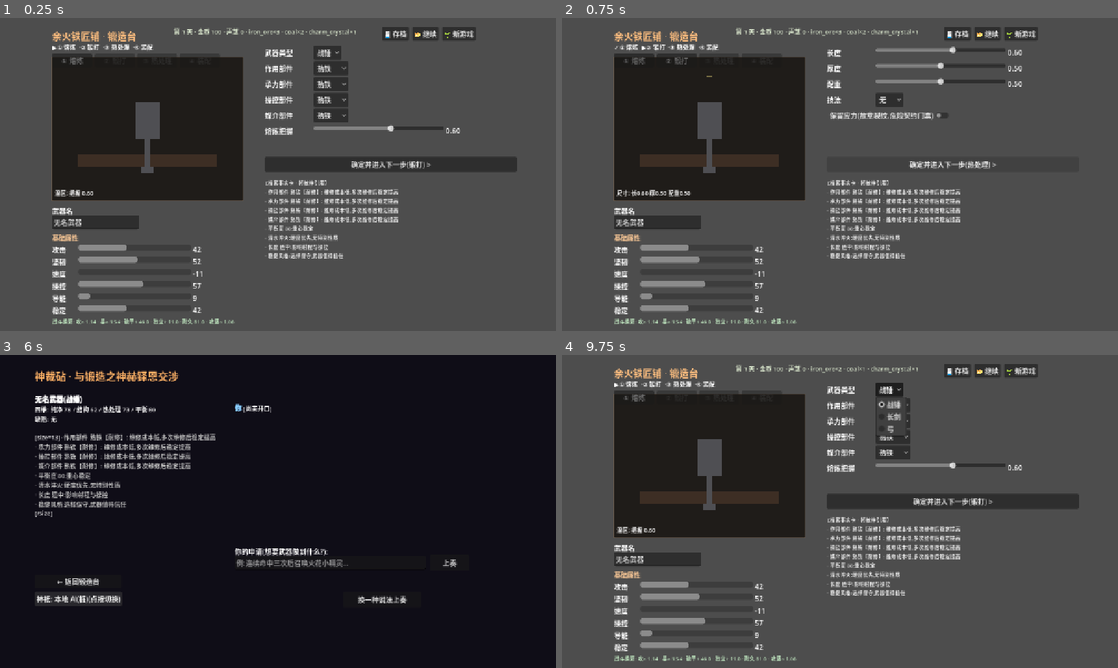
Above: before the commit, frames 1-4 (two rows, left to right).
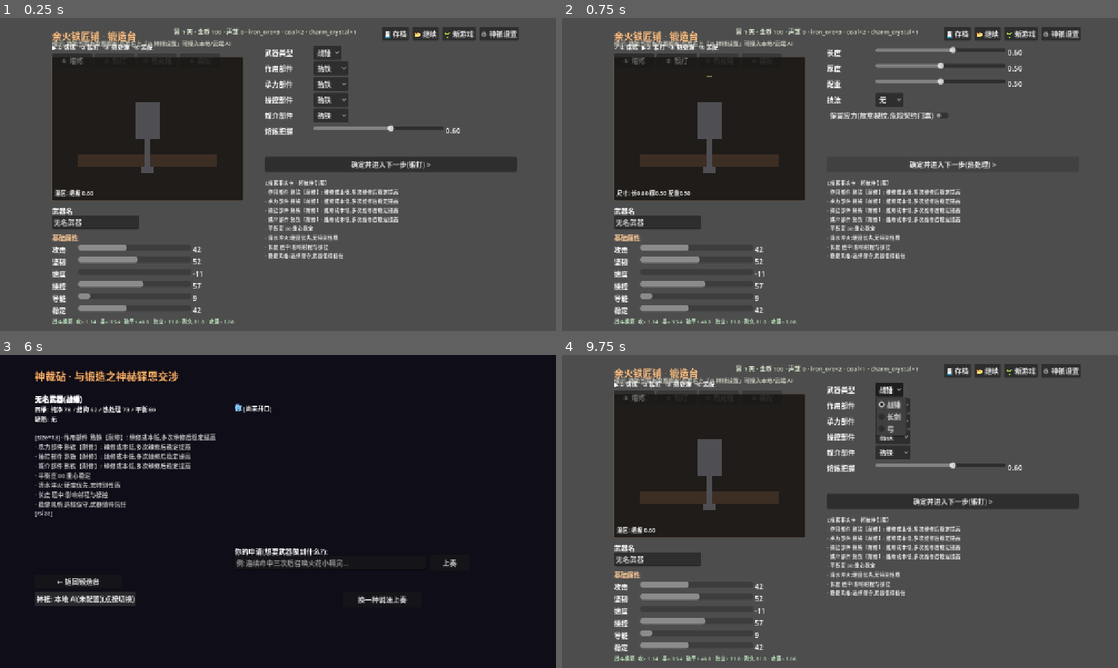
Above: after the commit, the same moments.

Repository: wuzhang114/forgegod
Game: Godot game, scene res://scenes/forge/forge_scene.tscn
The game is run twice, just before and just after one commit, with the same random seed, the same clock (stepped at 60 frames per second) and the same inputs.
Inputs (mouse positions are in pixels of both pictures, inside the frame that each line leads up to):
- Up to frame 1 (0.25 s): no input
- Up to frame 2 (0.75 s): click "确定并进入下一步(锻打) >" at 0.5 s
- Up to frame 3 (6 s): click "确定并进入下一步(热处理) >" at 1.25 s; click "确定并进入下一步(装配) >" at 2 s; click "完成锻造(前往神前交涉)" at 2.75 s; click "前往神裁砧(交涉) >" at 3.5 s; click "上奏" at 4.25 s; click "换一种说法上奏" at 5 s; click "神祇: 脚本神(内置)(点按切换)" at 5.75 s
- Up to frame 4 (9.75 s): click (639, 599) at 6.5 s, where only the run before the commit has a clickable "神祇: 本地 AI(桩)(点按切换)"; click "神祇: 云端 AI(桩)(点按切换)" at 7.25 s; click "← 返回锻造台" at 8 s; click "① 熔炼" at 8.75 s; click "战锤" at 9.5 s

The runs differ from the first frame. In frame 1, 0.6% of the frame differs, in the area x 9-94%, y 2-10%; in frame 2, 0.6%; in frame 3, 0.2%; in frame 4, 0.6%.

Commit message:
fix: 神裁契约显示本地说明文字(ContractExplainer) + 开始界面神祇设置(API端点/密钥)+启动引导

Diff:
--- /dev/null
+++ b/godot-prototype/adapters/negotiation/god_config.gd
@@ -0,0 +1,56 @@
+## GodConfig: 神祇配置(API 端点/密钥/模式),存 user://god_config.json。
+## 开始界面填写,LocalAI/RemoteAI 适配器运行时读取。
+
+extends RefCounted
+
+const PATH := "user://god_config.json"
+## 测试可注入(避免污染真实配置)
+static var override_path := ""
+
+const DEFAULTS := {
+	"god_mode": "scripted",        # scripted | local | remote
+	"local_endpoint": "",
+	"local_key": "",
+	"remote_endpoint": "",
+	"remote_key": "",
+}
+
+
+static func _path() -> String:
+	return override_path if override_path != "" else PATH
+
+
+static func load_config() -> Dictionary:
+	var out := DEFAULTS.duplicate(true)
+	if not FileAccess.file_exists(_path()):
+		return out
+	var f := FileAccess.open(_path(), FileAccess.READ)
+	if f == null:
+		return out
+	var parsed: Variant = JSON.parse_string(f.get_as_text())
+	f.close()
+	if typeof(parsed) != TYPE_DICTIONARY:
+		return out
+	for k in DEFAULTS.keys():
+		out[k] = parsed.get(k, DEFAULTS[k])
+	return out
+
+
+## 保存;返回 {ok, error}
+static func save_config(cfg: Dictionary) -> Dictionary:
+	var f := FileAccess.open(_path(), FileAccess.WRITE)
+	if f == null:
+		return {"ok": false, "error": "cannot write %s" % _path()}
+	f.store_string(JSON.stringify(cfg, "\t"))
+	f.close()
+	return {"ok": true}
+
+
+## 从配置构建运行时模式(密钥未填 -> 自动回落脚本神)
+static func effective_mode(cfg: Dictionary) -> String:
+	var mode := str(cfg.get("god_mode", "scripted"))
+	if mode == "local" and str(cfg.get("local_key", "")).strip_edges() == "":
+		return "scripted"
+	if mode == "remote" and str(cfg.get("remote_key", "")).strip_edges() == "":
+		return "scripted"
+	return mode if mode in ["scripted", "local", "remote"] else "scripted"
--- a/godot-prototype/adapters/negotiation/local_ai_adapter.gd
+++ b/godot-prototype/adapters/negotiation/local_ai_adapter.gd
@@ -1,30 +1,30 @@
 ## LocalAIAdapter: 本地 AI 神(桩;按 PROMPT_god.md 协议就位)。
-## 检测: user://god/local_god_key.txt 存在即视为可用;未接入时礼貌驳回(可回退)。
+## 探活: GodConfig.local_key 非空即视为已配置;未配置时礼貌回退(由 Provider 生效)。
 
 extends RefCounted
 
 const Base := preload("res://domain/negotiation/divine_adjudicator.gd")
-
-const KEY_PATH := "user://god/local_god_key.txt"
+const GodConfig := preload("res://adapters/negotiation/god_config.gd")
 
 
-## 探活: 本地模型端点/密钥可用性(桩: 检查密钥文件)
+## 探活: 已填写本地密钥即视为可用
 func probe() -> bool:
-	return FileAccess.file_exists(KEY_PATH)
+	var cfg := GodConfig.load_config()
+	return str(cfg.get("local_key", "")).strip_edges() != ""
 
 
 func adjudicate(facts: Dictionary, app: String) -> Dictionary:
 	if not probe():
 		return Base.normalize({
 			"stance": "REFUSE",
-			"speech": "本地神祇尚未被唤醒(缺少 user://god/local_god_key.txt)。此间的裁决暂由脚本神代理。",
+			"speech": "本地神祇尚未被唤醒(开始界面未填写本地 AI 密钥/端点)。此间的裁决暂由脚本神代理。",
 			"cited_fact_ids": [], "missing": [], "refuse_reason": "local_ai_not_ready", "draft": ""})
 	# TODO(协议就位): 调用本地端点(参见 PROMPT_god.md),校验返回后 normalize/validate
 	return Base.normalize({
 		"stance": "REFUSE",
-		"speech": "(本地 AI 接入点已检测到密钥;实现见 PROMPT_god.md 协议)",
+		"speech": "(本地 AI 已配置;接入协议见 PROMPT_god.md,当前为桩)",
 		"cited_fact_ids": [], "missing": [], "refuse_reason": "local_ai_stub", "draft": ""})
 
 
 func display_name() -> String:
-	return "本地 AI(桩)"
+	return "本地 AI" + ("" if probe() else "(未配置)")
--- a/godot-prototype/app/game_app.gd
+++ b/godot-prototype/app/game_app.gd
@@ -18,6 +18,10 @@
 	saves = SaveRepository.new()
 	router = AppRouter.new()
 	run = RunState.new()
+	# 神祇配置(开始界面 API 设置;user://god_config.json)
+	var GodConfig := preload("res://adapters/negotiation/god_config.gd")
+	var cfg := GodConfig.load_config()
+	run.world_flags["god_mode"] = GodConfig.effective_mode(cfg)
 	# 无存档时自动开新局(演示默认);有存档则由 UI"继续"触发
 	if not saves.has_save(0):
 		run.new_run(20260902)
@@ -27,6 +31,8 @@
 ## 新游戏: 以种子重置 RunState,并清空过渡 GameSession(两边同步)
 func new_game(seed_value: int = 0) -> void:
 	run.new_run(seed_value)
+	var GodConfig := preload("res://adapters/negotiation/god_config.gd")
+	run.world_flags["god_mode"] = GodConfig.effective_mode(GodConfig.load_config())
 	GameSession.reset()
 
 
--- /dev/null
+++ b/godot-prototype/domain/weapon/contract_explainer.gd
@@ -0,0 +1,210 @@
+## ContractExplainer: MechLang 契约源码 -> 本地化技能说明文字(玩家不再看到代码)。
+## 说明由 AST 静态生成(与校验同一通道);数值自动换算(tick -> 秒)。
+
+extends RefCounted
+
+const Parser := preload("res://core/mechlang/parser.gd")
+const Checker := preload("res://core/mechlang/checker.gd")
+
+const EVENT_NAMES := {
+	"hit": "命中敌人时", "block": "格挡时", "heavy_blow": "重击时", "hurt": "受到伤害时",
+	"kill": "击杀敌人时", "right_click": "主动技·右键释放", "timer": "每 5 秒",
+	"attack": "发起攻击时", "projectile_hit": "弹道命中时", "healed": "受到治疗时",
+	"overload": "过载(第二形态)时", "entity_removed": "友军消失时",
+}
+const STATUS_NAMES := {
+	"stunned": "眩晕", "rooted": "定身", "floating": "浮空", "paralyzed": "麻痹",
+	"slowed": "减速", "haste": "急速", "weakened": "虚弱", "enraged": "狂怒",
+	"burning": "灼烧", "poisoned": "中毒", "bleeding": "流血", "silenced": "缄默",
+	"disarmed": "缴械", "feared": "恐惧", "taunted": "嘲讽", "frozen": "冻结",
+	"weak_point": "弱点", "corrupted": "腐蚀", "withering": "枯萎",
+}
+const DAMAGE_NAMES := {
+	"physical": "物理", "impact": "冲击", "fire": "火焰", "lightning": "雷电",
+	"radiant": "神圣", "cryo": "冰霜", "electro": "雷元素", "anemo": "风元素",
+	"pyro": "火元素", "void": "虚空", "tidal": "潮汐", "thorns": "荆棘",
+	"dark": "暗影", "true": "真实", "beam": "光束", "fire_dot": "灼烧",
+}
+
+
+## 生成说明行(数组;每行一句)。解析/校验失败时返回含错误提示的说明。
+static func explain(src: String) -> Array:
+	var parsed := Parser.new().parse(src)
+	if not parsed.ok:
+		return ["(契约无法解析: %s)" % "、".join(parsed.errors)]
+	var checked := Checker.new().check(parsed.ast)
+	if not checked.ok:
+		return ["(契约格式不妥: %s)" % "、".join(checked.errors)]
+	var lines: Array = []
+	var ast: Dictionary = parsed.ast
+	var full := str(ast.get("name", ""))
+	if full != "":
+		lines.append("✦ %s" % full)
+	for h in ast.get("handlers", []):
+		lines.append("【%s】" % EVENT_NAMES.get(str(h.event), str(h.event)))
+		_explain_block(h.body, lines, [])
+	return lines
+
+
+static func _explain_block(stmts: Array, lines: Array, for_vars: Array) -> void:
+	for stmt in stmts:
+		var kind: String = str(stmt.get("kind", ""))
+		match kind:
+			"call":
+				lines.append("· " + _action_text(str(stmt.get("func", "")), stmt.get("args", []), for_vars))
+			"if":
+				var cond_txt := _expr_text(stmt.get("cond", {}), for_vars)
+				lines.append("· 当 %s:" % cond_txt)
+				_explain_block(stmt.get("then", []), lines, for_vars)
+				var else_stmts: Array = stmt.get("else", [])
+				if else_stmts.size() > 0:
+					lines.append("· 否则:")
+					_explain_block(else_stmts, lines, for_vars)
+			"for":
+				var src_txt := _loop_src_text(stmt.get("range_expr", {}), stmt.get("range", 0))
+				var vars := for_vars.duplicate()
+				vars.append(str(stmt.get("var", "")))
+				lines.append("· 对%s:" % src_txt)
+				_explain_block(stmt.get("body", []), lines, vars)
+			"assign":
+				# 状态记账类(如 charges -= 1)不出现在说明;赋值资源类简示
+				pass
+			_:
+				pass
+
+
+static func _loop_src_text(range_expr: Dictionary, range_val: int) -> String:
+	if range_expr.is_empty():
+		return "每个(重复 %d 次)" % int(range_val)
+	var fname := str(range_expr.get("func", ""))
+	match fname:
+		"units_in_range":
+			return "半径 %s 内的每个目标" % _num_sense(range_expr.get("args", []))
+		"enemies_in_range":
+			return "半径 %s 内的每个敌人" % _num_sense(range_expr.get("args", []))
+		"scorched_units":
+			return "灼烧地面上的每个敌人"
+		"all_enemies":
+			return "战场上的每个敌人"
+		_:
+			return "每个目标"
+
+
+static func _num_sense(args: Array) -> String:
+	return _expr_text(args[0] if args.size() > 0 else {"kind": "num", "value": 2}, [])
+
+
+static func _action_text(name: String, args: Array, for_vars: Array) -> String:
+	var arg := func(i: int) -> String:
+		return _expr_text(args[i] if i < args.size() else {"kind": "num", "value": 0}, for_vars)
+	match name:
+		"apply_status":
+			return "使%s%s" % [arg.call(0), _status_dur(str(args[1].get("value", "")) if args.size() > 1 else "",
+				_expr_n(args[2] if args.size() > 2 else {}).f)]
+		"damage":
+			return "对%s造成 %d 点%s伤害" % [arg.call(0), int(_expr_n(args[2] if args.size() > 2 else {}).f),
+				DAMAGE_NAMES.get(str(args[1].get("value", "")), str(args[1].get("value", "")))]
+		"damage_weapon":
+			return "消耗 %d 点耐久" % int(_expr_n(args[0] if args.size() > 0 else {}).f)
+		"heal_weapon":
+			return "修复 %d 点耐久" % int(_expr_n(args[0] if args.size() > 0 else {}).f)
+		"heal":
+			return "治疗%s(%s)" % [arg.call(0), arg.call(1)]
+		"heal_self":
+			return "回复自身 %s" % arg.call(0)
+		"damage_self":
+			return "自损 %s" % arg.call(0)
+		"scorch":
+			return "点燃目标所在格子 %d 秒(灼烧地面)" % int(_expr_n(args[0] if args.size() > 0 else {}).f / 20.0)
+		"empower":
+			return "接下来 %d 次攻击攻速提升 %.1f 倍" % [
+				int(_expr_n(args[0] if args.size() > 0 else {}).f),
+				_expr_n(args[1] if args.size() > 1 else {}).f]
+		"knockback":
+			return "击退%s %d 格" % [arg.call(0), int(_expr_n(args[1] if args.size() > 1 else {}).f)]
+		"reduce_armor":
+			return "削减%s %d 点护甲" % [arg.call(0), int(_expr_n(args[1] if args.size() > 1 else {}).f)]
+		"set_mark":
+			return "标记%s" % arg.call(0)
+		"clear_mark":
+			return "清除%s的标记" % arg.call(0)
+		"spawn_sprite":
+			return "召唤 %d 只伴灵(存活 %d 刻,环绕)" % [int(_expr_n(args[0] if args.size() > 0 else {}).f),
+				int(_expr_n(args[1] if args.size() > 1 else {}).f)]
+		"spawn_projectile":
+			return "发射弹道(速度 %s,追踪=%s)" % [arg.call(0), "是" if _expr_n(args[1] if args.size() > 1 else {}).f >= 1.0 else "否"]
+		"create_zone":
+			return "生成持续 %d 秒的地面区域" % int(_expr_n(args[1] if args.size() > 1 else {}).f / 20.0)
+		"spawn_beam":
+			return "发射持续光束(%d 秒)" % int(_expr_n(args[0] if args.size() > 0 else {}).f / 20.0)
+		"create_wall":
+			return "竖起风墙(长 %s,持续 %d 秒)" % [arg.call(0), int(_expr_n(args[1] if args.size() > 1 else {}).f / 20.0)]
+		"dash":
+			return "向目标突进 %d 格" % int(_expr_n(args[0] if args.size() > 0 else {}).f)
+		"consume_offering":
+			return "消耗 %d 份祭品" % int(_expr_n(args[0] if args.size() > 0 else {}).f)
+		"set_weapon_state":
+			return "记录武器状态(%s)" % arg.call(0)
+		"destroy_entity":
+			return "摧毁%s" % arg.call(0)
+		_:
+			return "%s(...)" % name
+
+
+static func _status_dur(sid: String, ticks: float) -> String:
+	var name: String = STATUS_NAMES.get(sid, sid)
+	var secs := ticks / 20.0
+	return "%s %s" % [name, ("%.1f 秒" % secs) if secs != int(secs) else ("%d 秒" % int(secs))]
+
+
+## 表达式 -> 人话
+static func _expr_text(e: Dictionary, for_vars: Array) -> String:
+	var kind: String = str(e.get("kind", ""))
+	match kind:
+		"num":
+			var f := float(e.get("value", 0.0))
+			return str(int(f)) if f == int(f) else ("%.1f" % f)
+		"str":
+			return str(e.get("value", ""))
+		"var":
+			var name := str(e.get("name", ""))
+			if name in for_vars:
+				return "范围内目标"
+			match name:
+				"target": return "目标"
+				"self": return "自己"
+				"attack_damage": return "本次伤害"
+				"hurt_damage": return "所受伤害"
+				"blocked_damage": return "格挡伤害"
+				"nearest_ally": return "最近队友"
+				_:
+					return name
+		"call_expr":
+			var fname := str(e.get("func", ""))
+			if fname == "nearest_ally":
+				return "最近的队友"
+			if fname == "nearest_enemy":
+				return "最近的敌人"
+			return "%s(...)" % fname
+		"binop":
+			var l := _expr_text(e.get("l", {}), for_vars)
+			var r := _expr_text(e.get("r", {}), for_vars)
+			var op := str(e.get("op", ""))
+			if op == "*":
+				if l == "0.5":
+					return "%s的一半" % r
+				if r == "0.5":
+					return "%s的一半" % l
+			var op_zh: String = {"+": "加", "-": "减", "*": "乘", "/": "除", "&&": "并且", "||": "或者",
+				"==": "等于", "!=": "不等于", ">": "大于", "<": "小于", ">=": "不小于", "<=": "不大于"}.get(op, op)
+			return "%s %s %s" % [l, op_zh, r]
+		_:
+			return ""
+
+
+## 数值求出(仅静态可求: num 或一元)
+static func _expr_n(e: Dictionary) -> Dictionary:
+	var kind := str(e.get("kind", ""))
+	if kind == "num":
+		return {"f": float(e.get("value", 0.0))}
+	return {"f": 0.0}
--- a/godot-prototype/scenes/altar/altar_scene.gd
+++ b/godot-prototype/scenes/altar/altar_scene.gd
@@ -145,7 +145,10 @@
 	if turn.stance == "REFUSE":
 		ui.stance.text = "[color=#ff8080]驳回: %s[/color]" % turn.refuse_reason
 	if turn.stance in ["PROPOSE", "COUNTEROFFER"]:
-		ui.stance.text = "[color=#8f8][b]神已给出契约草案(代价见右)[/b][/color]\n[draft]\n%s\n[/draft]" % str(turn.draft).strip_edges()
+		# 契约效果说明(本地化文字;源码不再直接展示给玩家)
+		var Explainer := preload("res://domain/weapon/contract_explainer.gd")
+		var desc: Array = Explainer.explain(str(turn.draft))
+		ui.stance.text = "[color=#8f8][b]神已应允,契约效果如下[/b][/color]\n" + "\n".join(desc)
 		ui.accept.visible = true
 	else:
 		ui.accept.visible = false
--- a/godot-prototype/scenes/forge/forge_scene.gd
+++ b/godot-prototype/scenes/forge/forge_scene.gd
@@ -58,6 +58,11 @@
 	_update_facts()
 	_refresh_center()
 	_build_run_bar()
+	_build_god_panel()
+	# 未配置 AI 神时提示(开始界面引导)
+	var GodConfig := preload("res://adapters/negotiation/god_config.gd")
+	if str(GodConfig.effective_mode(GodConfig.load_config())) == "scripted":
+		ui.tip.text = "提示: 神祇当前为内置脚本;点击右上「⚙ 神祇设置」可接入本地/云端 AI"
 
 
 ## ---------------- 运行控制条(新游戏/继续/存档) ----------------
@@ -85,6 +90,8 @@
 		GameApp.new_game()
 		_refresh_runinfo()
 		ui.tip.text = "新局已开(第 1 天)")
+	mk.call("⚙ 神祇设置", func():
+		ui.god_panel.visible = not ui.god_panel.visible)
 	# 运行信息(经济/队伍;RunState 唯一来源)
 	ui.runinfo = Label.new()
 	ui.runinfo.position = Vector2(400, 20)
@@ -100,6 +107,94 @@
 	var rep := float(r.world_flags.get("reputation", 0.0))
 	ui.runinfo.text = "第 %d 天 · 金币 %.0f · 声望 %.0f · %s" % [
 		r.current_day, r.money, rep, Inventory.describe(r)]
+
+
+## ---------------- 神祇设置面板(开始界面填写 API) ----------------
+
+func _build_god_panel() -> void:
+	var GodConfig := preload("res://adapters/negotiation/god_config.gd")
+	var Panel := PanelContainer.new()
+	Panel.position = Vector2(390, 150)
+	Panel.custom_minimum_size = Vector2(500, 360)
+	add_child(Panel)
+	var v := VBoxContainer.new()
+	Panel.add_child(v)
+	var title := Label.new()
+	title.text = "神祇设置(决定交涉时由谁裁决)"
+	title.add_theme_font_size_override("font_size", 16)
+	title.modulate = Color(0.9, 0.75, 0.5)
+	v.add_child(title)
+	v.add_child(Label.new())
+	# 模式
+	var mode_row := HBoxContainer.new()
+	mode_row.add_child(Label.new())
+	var mode_lbl := Label.new()
+	mode_lbl.text = "神祇: "
+	mode_lbl.custom_minimum_size = Vector2(90, 0)
+	mode_row.add_child(mode_lbl)
+	ui.god_mode = OptionButton.new()
+	ui.god_mode.add_item("脚本神(内置,无需网络)", 0)
+	ui.god_mode.add_item("本地 AI(填写端点+密钥)", 1)
+	ui.god_mode.add_item("云端 AI(填写端点+密钥)", 2)
+	mode_row.add_child(ui.god_mode)
+	v.add_child(mode_row)
+	v.add_child(Label.new())
+	# 本地 AI
+	var l1 := Label.new()
+	l1.text = "本地 AI 端点(OpenAI 兼容 /v1/chat/completions)"
+	v.add_child(l1)
+	ui.local_endpoint = LineEdit.new()
+	v.add_child(ui.local_endpoint)
+	var l2 := Label.new()
+	l2.text = "本地 AI 密钥"
+	v.add_child(l2)
+	ui.local_key = LineEdit.new()
+	ui.local_key.secret = true
+	v.add_child(ui.local_key)
+	v.add_child(Label.new())
+	# 云端 AI
+	var l3 := Label.new()
+	l3.text = "云端 AI 端点"
+	v.add_child(l3)
+	ui.remote_endpoint = LineEdit.new()
+	v.add_child(ui.remote_endpoint)
+	var l4 := Label.new()
+	l4.text = "云端 AI 密钥"
+	v.add_child(l4)
+	ui.remote_key = LineEdit.new()
+	ui.remote_key.secret = true
+	v.add_child(ui.remote_key)
+	# 保存
+	var save_row := HBoxContainer.new()
+	var save := Button.new()
+	save.text = "💾 保存神祇配置"
+	save.pressed.connect(func():
+		var cfg := {
+			"god_mode": ["scripted", "local", "remote"][ui.god_mode.selected],
+			"local_endpoint": ui.local_endpoint.text.strip_edges(),
+			"local_key": ui.local_key.text.strip_edges(),
+			"remote_endpoint": ui.remote_endpoint.text.strip_edges(),
+			"remote_key": ui.remote_key.text.strip_edges(),
+		}
+		var res := GodConfig.save_config(cfg)
+		GameApp.run.world_flags["god_mode"] = GodConfig.effective_mode(cfg)
+		ui.tip.text = "神祇配置已保存 ✓(当前: %s)" % cfg.get("god_mode", "scripted") \
+			if res.get("ok", false) else "保存失败: %s" % str(res.get("error", "?")))
+	save_row.add_child(save)
+	var close := Button.new()
+	close.text = "关闭"
+	close.pressed.connect(func(): Panel.visible = false)
+	save_row.add_child(close)
+	v.add_child(save_row)
+	# 载入现有配置
+	var c := GodConfig.load_config()
+	ui.god_mode.selected = ["scripted", "local", "remote"].find(str(c.get("god_mode", "scripted")))
+	ui.local_endpoint.text = str(c.get("local_endpoint", ""))
+	ui.local_key.text = str(c.get("local_key", ""))
+	ui.remote_endpoint.text = str(c.get("remote_endpoint", ""))
+	ui.remote_key.text = str(c.get("remote_key", ""))
+	ui.god_panel = Panel
+	ui.god_panel.visible = false
 
 
 ## ---------------- 静态 UI ----------------
--- a/godot-prototype/tests/run_headless.gd
+++ b/godot-prototype/tests/run_headless.gd
@@ -26,6 +26,7 @@
 const ContentRegistryTests := preload("res://tests/test_content_registry.gd")
 const SettlementTests := preload("res://tests/test_settlement.gd")
 const NegotiationTests := preload("res://tests/test_negotiation_adapter.gd")
+const ExplainerTests := preload("res://tests/test_contract_explainer.gd")
 const ForgeTests := preload("res://tests/test_forge.gd")
 const GodTests := preload("res://tests/test_scripted_god.gd")
 const BalanceTests := preload("res://tests/test_balance.gd")
@@ -799,6 +800,7 @@
 	_test_content_registry()
 	_test_settlement()
 	_test_negotiation()
+	_test_explainer()
 	_test_forge_core()
 	_test_scripted_god()
 	_test_balance()
@@ -1791,6 +1793,13 @@
 	_check(r.ok, "谈判适配器测试全绿")
 
 
+func _test_explainer() -> void:
+	var t := ExplainerTests.new()
+	var r: Dictionary = t.run()
+	print("-- 契约说明/神祇配置: 通过 %d / 失败 %d --" % [r.pass, r.fail])
+	_check(r.ok, "契约说明测试全绿")
+
+
 func _test_forge_core() -> void:
 	var t := ForgeTests.new()
 	var r: Dictionary = t.run()
--- /dev/null
+++ b/godot-prototype/tests/test_contract_explainer.gd
@@ -0,0 +1,78 @@
+## ContractExplainer(契约本地说明)+ GodConfig 测试。
+## 由 run_headless.gd 调用; 运行: godot --headless --path godot-prototype -s tests/run_headless.gd
+
+extends RefCounted
+
+const Explainer := preload("res://domain/weapon/contract_explainer.gd")
+const Registry := preload("res://domain/content/content_registry.gd")
+const GodConfig := preload("res://adapters/negotiation/god_config.gd")
+
+var _passes := 0
+var _fails := 0
+
+
+func run() -> Dictionary:
+	_test_explain_templates()
+	_test_explain_specific_sentences()
+	_test_explain_bad_src()
+	_test_god_config()
+	return {"ok": _fails == 0, "pass": _passes, "fail": _fails}
+
+
+func _check(cond: bool, label: String) -> void:
+	if cond:
+		_passes += 1
+	else:
+		_fails += 1
+		printerr("EXPLAIN FAIL: " + label)
+
+
+func _test_explain_templates() -> void:
+	for cid in ["bulwark", "quake", "scorch", "lifesteal"]:
+		var src := str(Registry.contract_template(cid).src)
+		var lines: Array = Explainer.explain(src)
+		_check(not lines.is_empty(), "%s 有说明" % cid)
+		var joined := "\n".join(lines)
+		_check(not joined.contains("device") and not joined.contains("{")
+			and not joined.contains("}"), "%s 说明不展示源码" % cid)
+		_check(joined.contains("【") and joined.contains("】"), "%s 含触发事件标题" % cid)
+
+
+func _test_explain_specific_sentences() -> void:
+	var q := "\n".join(Explainer.explain(str(Registry.contract_template("quake").src)))
+	_check(q.contains("眩晕 3 秒") and q.contains("半径 2"), "震地说明: 眩晕3秒/半径2")
+	var s := "\n".join(Explainer.explain(str(Registry.contract_template("scorch").src)))
+	_check(s.contains("灼烧") and s.contains("6 秒") and s.contains("火焰伤害"),
+		"灼烧说明: 灼烧6秒/火焰伤害")
+	var l := "\n".join(Explainer.explain(str(Registry.contract_template("lifesteal").src)))
+	_check(l.contains("3 次攻击") and l.contains("回复自身") and l.contains("最近的队友"),
+		"嗜血说明: 3次攻击/回复")
+	var b := "\n".join(Explainer.explain(str(Registry.contract_template("bulwark").src)))
+	_check(b.contains("格挡") and b.contains("冲击"), "蓄能说明: 格挡触发")
+
+
+func _test_explain_bad_src() -> void:
+	var lines: Array = Explainer.explain("device 坏 { on block { explode_world() } }")
+	_check(lines.size() >= 1 and (str(lines[0]).contains("无法解析") or str(lines[0]).contains("格式不妥")),
+		"非法契约给出错误说明")
+	var lines2: Array = Explainer.explain("")
+	_check(lines2.is_empty() == false and str(lines2[0]).contains("无法解析"), "空源码安全")
+
+
+func _test_god_config() -> void:
+	GodConfig.override_path = "user://test_god_config.json"
+	DirAccess.remove_absolute(GodConfig.override_path)
+	var d := GodConfig.load_config()
+	_check(str(d.god_mode) == "scripted", "默认脚本神")
+	_check(GodConfig.effective_mode(d) == "scripted", "未配置无密钥回落脚本神")
+	var cfg := {"god_mode": "local", "local_endpoint": "http://127.0.0.1:8000/v1",
+		"local_key": "sk-localtest", "remote_endpoint": "", "remote_key": ""}
+	var res := GodConfig.save_config(cfg)
+	_check(res.get("ok", false), "保存成功")
+	var loaded := GodConfig.load_config()
+	_check(str(loaded.local_key) == "sk-localtest" and str(loaded.god_mode) == "local", "roundtrip")
+	_check(GodConfig.effective_mode(loaded) == "local", "密钥就位后模式生效")
+	var bad := {"god_mode": "local", "local_key": "", "local_endpoint": "", "remote_endpoint": "", "remote_key": ""}
+	_check(GodConfig.effective_mode(bad) == "scripted", "选本地但没密钥 -> 回落")
+	GodConfig.override_path = ""
+	DirAccess.remove_absolute("user://test_god_config.json")
